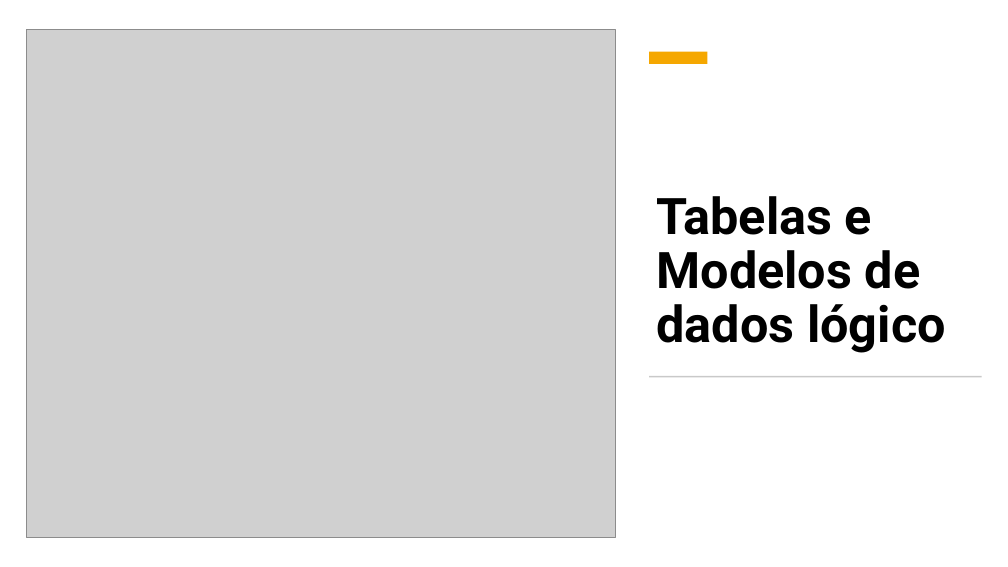
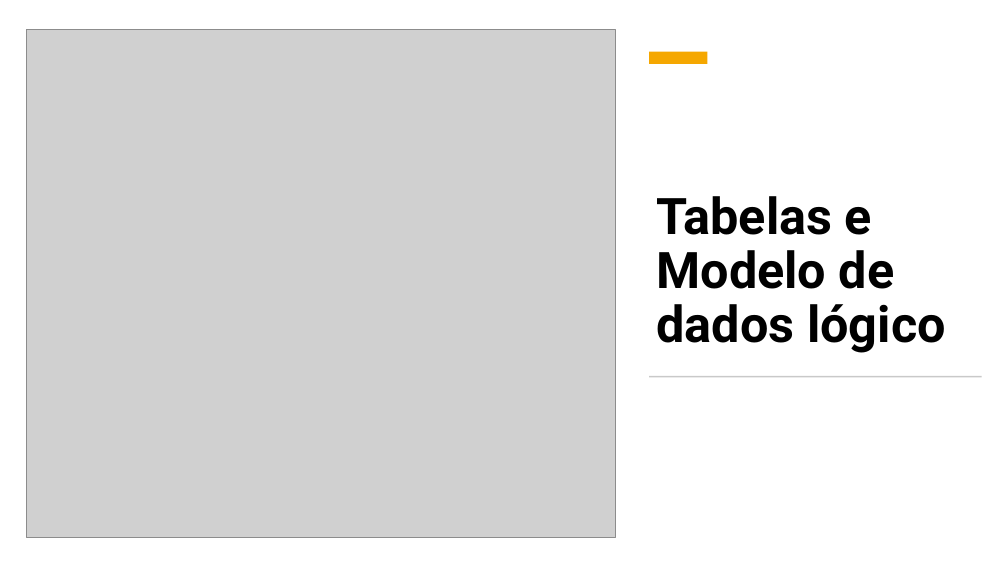
Before and after one commit to BandTec/Cyberlife, a slide deck: slide 8 of Slides/Apresentação.pptx. Drawn at 1008x567 pixels with LibreOffice and Linux fonts; fonts in the diff are those of the drawing; grey boxes stand for pictures. Boxes give left, top, right and bottom in pixels: in the first picture for what was removed or moved away, otherwise in the second. Text is boxed around its words. In the diff, an @@ line names an element or a change of style, - is before the commit and + after.

```diff
--- a/Slides/Apresentação.pptx
+++ b/Slides/Apresentação.pptx
@@ title at (656, 196, 946, 353): text changed @@
-Tabelas e Modelos de dados lógico
+Tabelas e Modelo de dados lógico
```
Also in this commit, not shown: 1 other slide changed, 1 other file.
